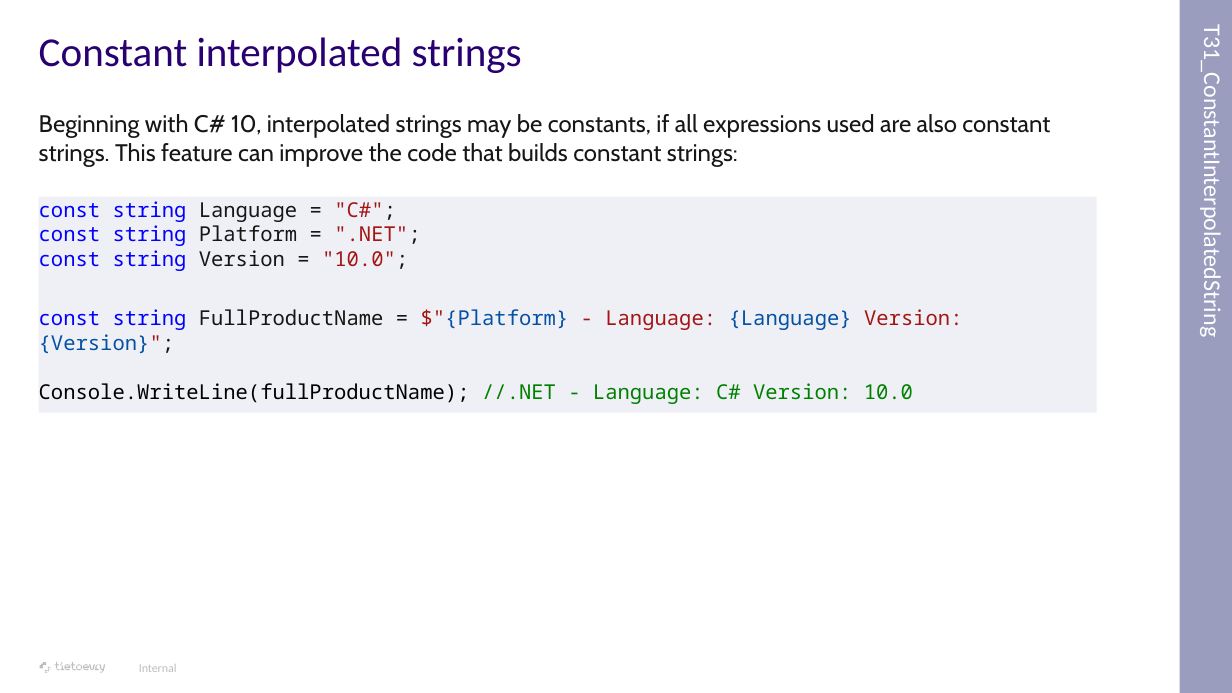
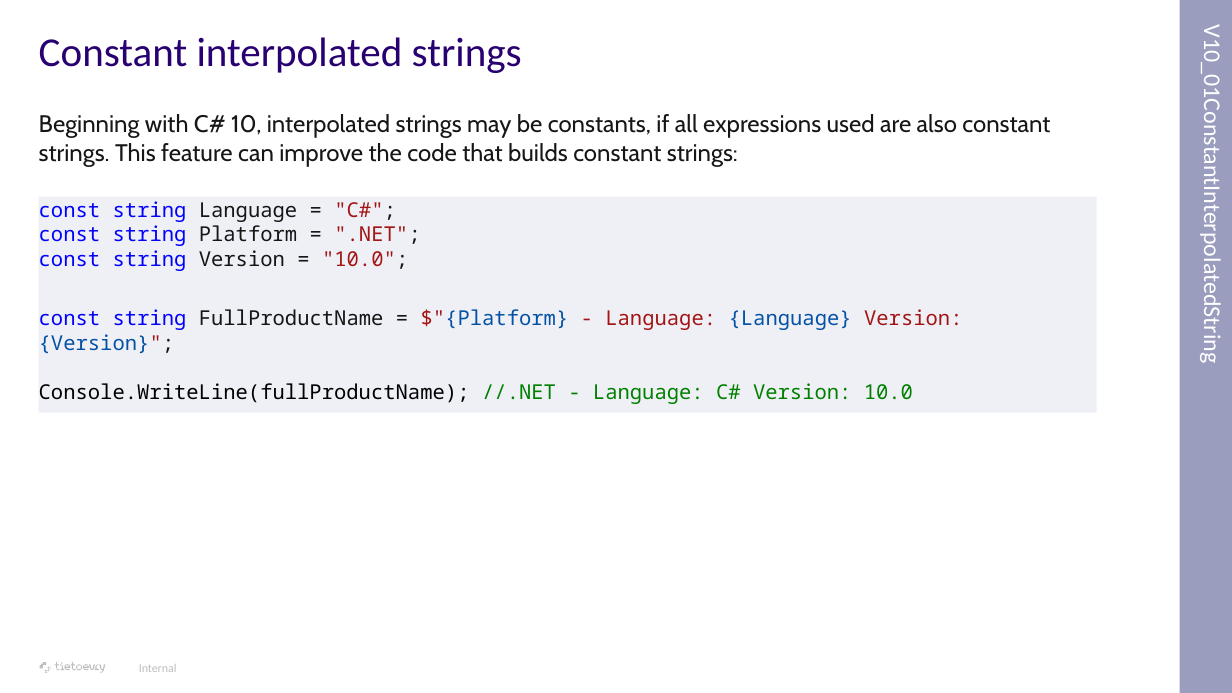
Before and after one commit to tomas-frankl/CSharpNewFeatures, a slide deck: slide 33 of Doc/New C# features.pptx. Drawn at 1232x693 pixels with LibreOffice and Linux fonts; fonts in the diff are those of the drawing; background and template pictures are left out. Boxes give left, top, right and bottom in pixels: in the first picture for what was removed or moved away, otherwise in the second. Text is boxed around its words. In the diff, an @@ line names an element or a change of style, - is before the commit and + after.

```diff
--- a/Doc/New C# features.pptx
+++ b/Doc/New C# features.pptx
@@ text in rectangle at [1198,58,1227,350]: text changed @@
-T31_ConstantInterpolatedString
+V10_01ConstantInterpolatedString
```
Also in this commit, not shown: 34 other slides changed, 45 other files.
